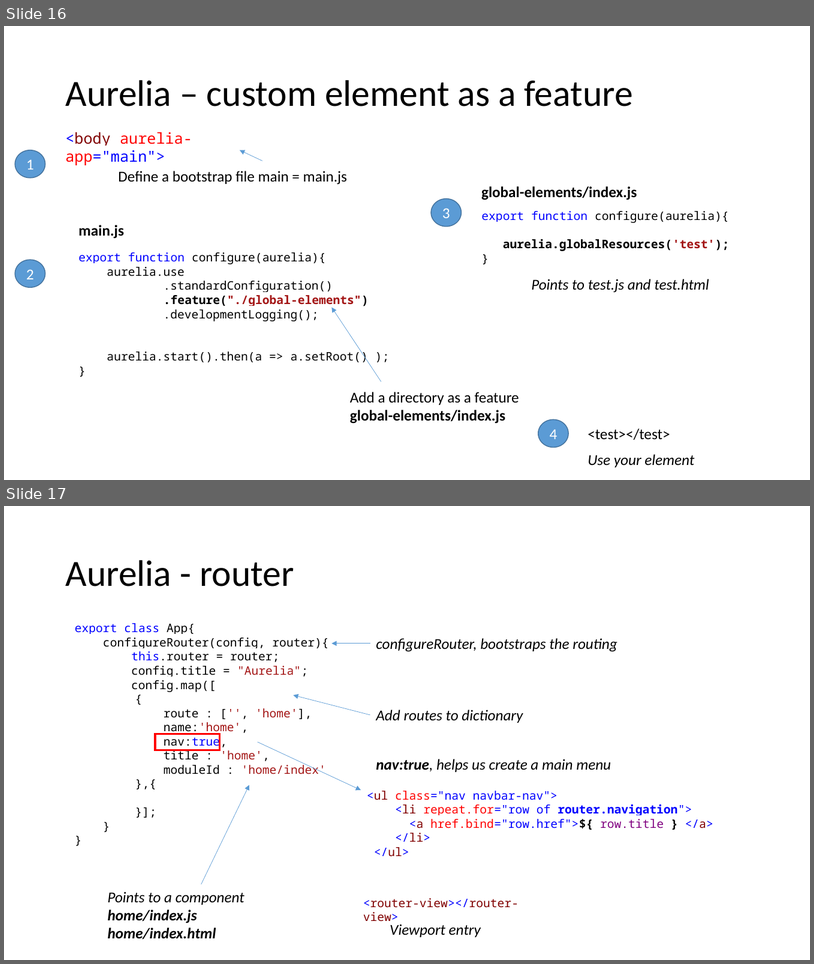
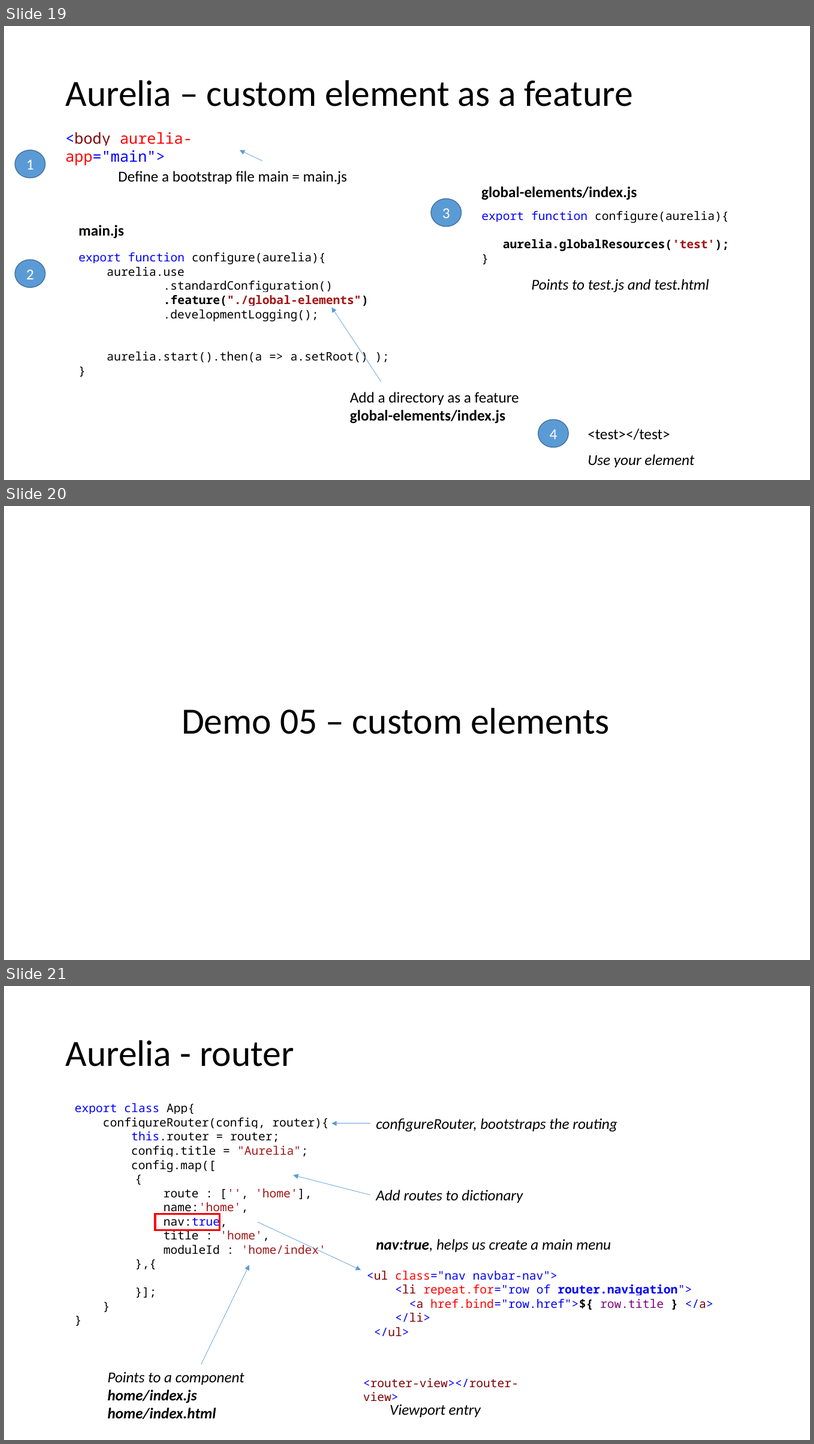
Before and after one commit to softchris/angular_meetup, a slide deck: 3sep_lecture/Ecmascript 2015 and Aurelia.pptx. Shown one above the other, each under a label of ours: slides 16 and 17 before the commit, slides 19, 20 and 21 after it. The pictures are 814x964 and 814x1444 pixels, drawn with LibreOffice and Linux fonts; fonts in the diff are those of the drawing. Boxes give left, top, right and bottom in pixels: in the first picture for what was removed or moved away, otherwise in the second. Text is boxed around its words. In the diff, an @@ line names an element or a change of style, - is before the commit and + after.

Commit message:
added demo pages to ppt

```diff
--- a/3sep_lecture/Ecmascript 2015 and Aurelia.pptx
+++ b/3sep_lecture/Ecmascript 2015 and Aurelia.pptx
@@ slide 20 added at [4, 506, 810, 960], background #FFFFFF @@
@@ text added at [182, 708, 610, 734], 44 pt, text #000000 @@
+Demo 05 – custom elements
@@ what was slide 16 is now slide 19 @@
@@ what was slide 17 is now slide 21 @@
```
Also in this commit, not shown: 4 other slides added.
